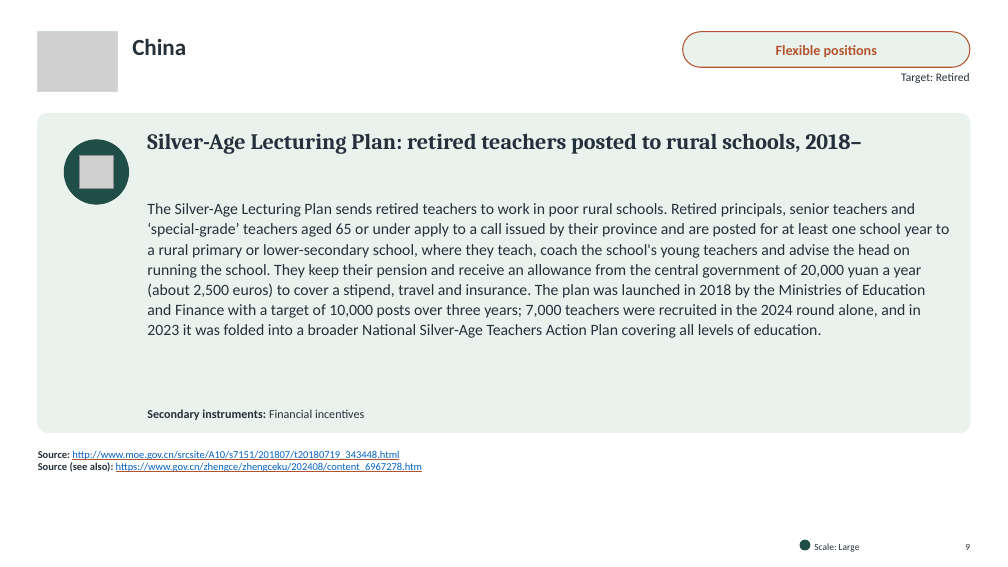
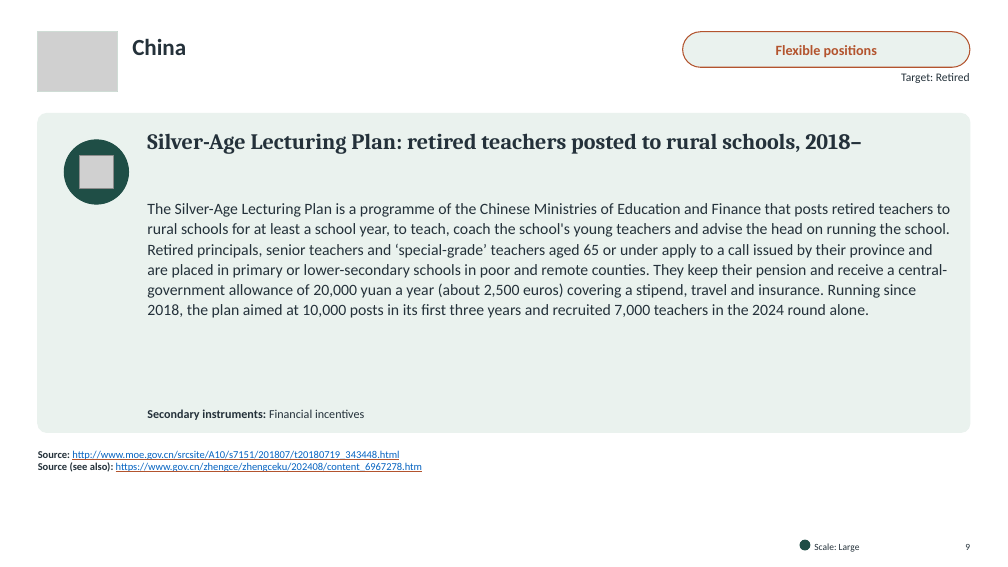
Before and after one commit to jedr1-ship-it/Alternative-Pathways----Quant, a slide deck: slide 9 of policies/Re-attracting_Former_Teachers.pptx. Drawn at 1008x567 pixels with LibreOffice and Linux fonts; fonts in the diff are those of the drawing; grey boxes stand for pictures. Boxes give left, top, right and bottom in pixels: in the first picture for what was removed or moved away, otherwise in the second. Text is boxed around its words. In the diff, an @@ line names an element or a change of style, - is before the commit and + after.

```diff
--- a/policies/Re-attracting_Former_Teachers.pptx
+++ b/policies/Re-attracting_Former_Teachers.pptx
@@ text at box(147, 203, 950, 318): text changed @@
-The Silver-Age Lecturing Plan sends retired teachers to work in poor rural schools. Retired principals, senior teachers and ‘special-grade’ teachers aged 65 or under apply to a call issued by their province and are posted for at least one school year to a rural primary or lower-secondary school, where they teach, coach the school's young teachers and advise the head on running the school. They keep their pension and receive an allowance from the central government of 20,000 yuan a year (about 2,500 euros) to cover a stipend, travel and insurance. The plan was launched in 2018 by the Ministries of Education and Finance with a target of 10,000 posts over three years; 7,000 teachers were recruited in the 2024 round alone, and in 2023 it was folded into a broader National Silver-Age Teachers Action Plan covering all levels of education.
+The Silver-Age Lecturing Plan is a programme of the Chinese Ministries of Education and Finance that posts retired teachers to rural schools for at least a school year, to teach, coach the school's young teachers and advise the head on running the school. Retired principals, senior teachers and ‘special-grade’ teachers aged 65 or under apply to a call issued by their province and are placed in primary or lower-secondary schools in poor and remote counties. They keep their pension and receive a central-government allowance of 20,000 yuan a year (about 2,500 euros) covering a stipend, travel and insurance. Running since 2018, the plan aimed at 10,000 posts in its first three years and recruited 7,000 teachers in the 2024 round alone.
```
Also in this commit, not shown: 29 other slides changed, 5 other files.
